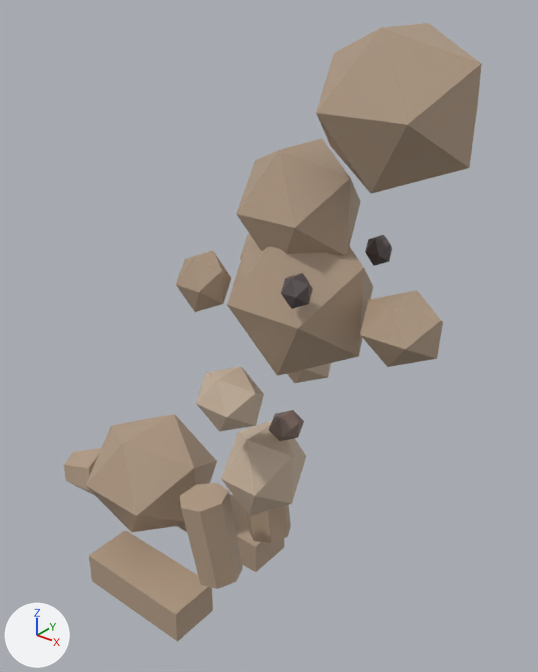
A saved change to the glTF model public/studio/v2.15.0/d_quokka/model.glb.
Camera for both pictures: a camera (50 mm lens) standing at (8.51, -7.94, 10.57) and looking at (1.59, 0.7, 5.21). The axes (+X, +Y, +Z) are drawn at lower left. The lights are the same throughout. The older version comes first. Where no turn or scale is listed for an object, it has been applied to the vertices.

Objects in the first picture: 'part0', 'part1', 'part10', 'part12', 'part14', 'part15', 'part16', 'part17', 'part2', 'part3', 'part4', 'part5', 'part7', 'part8', 'part9' and 3 more.
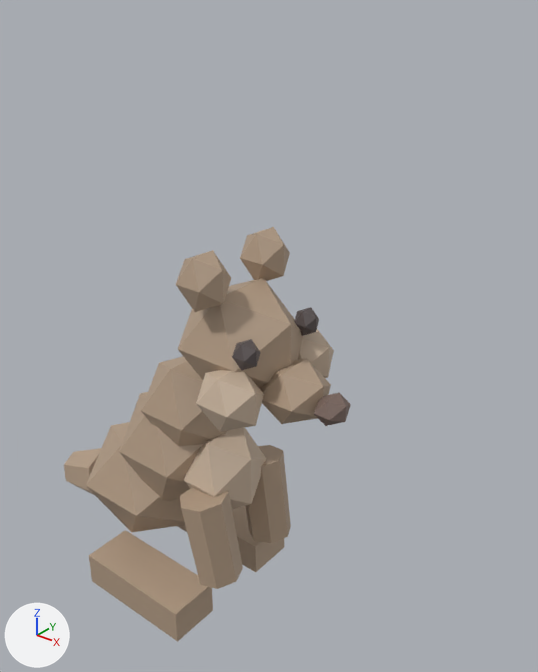
Boxes (x1, y1, x2, y2) around the edits, measured in the pictures (538 x 672 px):
'part4', moved
    before: (316, 23, 482, 194)
    after: (178, 278, 303, 389)
'part1', moved
    before: (227, 237, 373, 376)
    after: (119, 392, 202, 501)
'part2', moved
    before: (236, 138, 360, 255)
    after: (141, 356, 228, 446)
'part5', moved
    before: (360, 290, 443, 367)
    after: (260, 358, 331, 424)
'part3', moved
    before: (221, 421, 306, 516)
    after: (184, 427, 266, 509)
'part8', moved
    before: (269, 410, 304, 441)
    after: (314, 393, 351, 426)
'part10', moved
    before: (281, 273, 313, 309)
    after: (232, 339, 261, 370)
'part9', moved
    before: (365, 235, 392, 266)
    after: (294, 307, 319, 336)
'part11', unchanged, uncovered by the edit
    before: (240, 235, 251, 259)
    after: (240, 227, 290, 281)

What the commit changed:
me_geometry_1 is used by ob_part1; location (0.0, 0.0, 0.0).
me_geometry_1 had 12 vertices, 20 faces and spanned x 1.77..3.74, y -0.92..0.92, z 5.41..7.52.
me_geometry_1 now has 12 vertices, 20 faces and spans x -0.93..1.04, y -0.92..0.92, z 1.81..3.92.
me_geometry_1 part 1: the whole mesh is moved by (-2.7, 0.0, -3.6).
me_geometry_2 is used by ob_part2; location (0.0, 0.0, 0.0).
me_geometry_2 had 12 vertices, 20 faces and spanned x 1.91..3.47, y -0.76..0.76, z 6.88..8.58.
me_geometry_2 now has 12 vertices, 20 faces and spans x -0.35..1.21, y -0.76..0.76, z 2.98..4.68.
me_geometry_2 part 2: the whole mesh is moved by (-2.26, 0.0, -3.9).
me_geometry_3 is used by ob_part3; location (0.0, 0.0, 0.0).
me_geometry_3 had 12 vertices, 20 faces and spanned x 1.49..2.63, y -0.69..0.69, z 2.43..3.95.
me_geometry_3 now has 12 vertices, 20 faces and spans x 0.61..1.76, y -0.69..0.69, z 2.0..3.51.
me_geometry_3 part 3: the whole mesh is moved by (-0.87, 0.0, -0.44).
me_geometry_4 is used by ob_part4; location (0.0, 0.0, 0.0).
me_geometry_4 had 12 vertices, 20 faces and spanned x 3.15..5.03, y -0.85..0.85, z 8.27..10.06.
me_geometry_4 now has 12 vertices, 20 faces and spans x 0.68..2.56, y -0.85..0.85, z 4.5..6.3.
me_geometry_4 part 4: the whole mesh is moved by (-2.47, 0.0, -3.76).
me_geometry_5 is used by ob_part5; location (0.0, 0.0, 0.0).
me_geometry_5 had 12 vertices, 20 faces and spanned x 3.842..4.899, y -0.505..0.505, z 5.984..6.857.
me_geometry_5 now has 12 vertices, 20 faces and spans x 2.118..3.174, y -0.505..0.505, z 4.424..5.296.
me_geometry_5 part 5: the whole mesh is moved by (-1.724, 0.0, -1.56).
me_geometry_8 is used by ob_part8; location (0.0, 0.0, 0.0).
me_geometry_8 had 12 vertices, 20 faces and spanned x 2.273..2.732, y -0.276..0.276, z 3.976..4.39.
me_geometry_8 now has 12 vertices, 20 faces and spans x 3.118..3.578, y -0.276..0.276, z 4.599..5.013.
me_geometry_8 part 6: the whole mesh is moved by (0.845, 0.0, 0.623).
me_geometry_9 is used by ob_part9; location (0.0, 0.0, 0.0).
me_geometry_9 had 12 vertices, 20 faces and spanned x 3.198..3.565, y 0.796..1.164, z 6.802..7.215.
me_geometry_9 now has 12 vertices, 20 faces and spans x 2.138..2.506, y 0.545..0.913, z 5.463..5.877.
me_geometry_9 part 7: the whole mesh is moved by (-1.06, -0.251, -1.338).
me_geometry_10 is used by ob_part10; location (0.0, 0.0, 0.0).
me_geometry_10 had 12 vertices, 20 faces and spanned x 3.198..3.565, y -1.164..-0.796, z 6.802..7.215.
me_geometry_10 now has 12 vertices, 20 faces and spans x 2.138..2.506, y -0.913..-0.545, z 5.463..5.877.
me_geometry_10 part 8: the whole mesh is moved by (-1.06, 0.251, -1.338).
